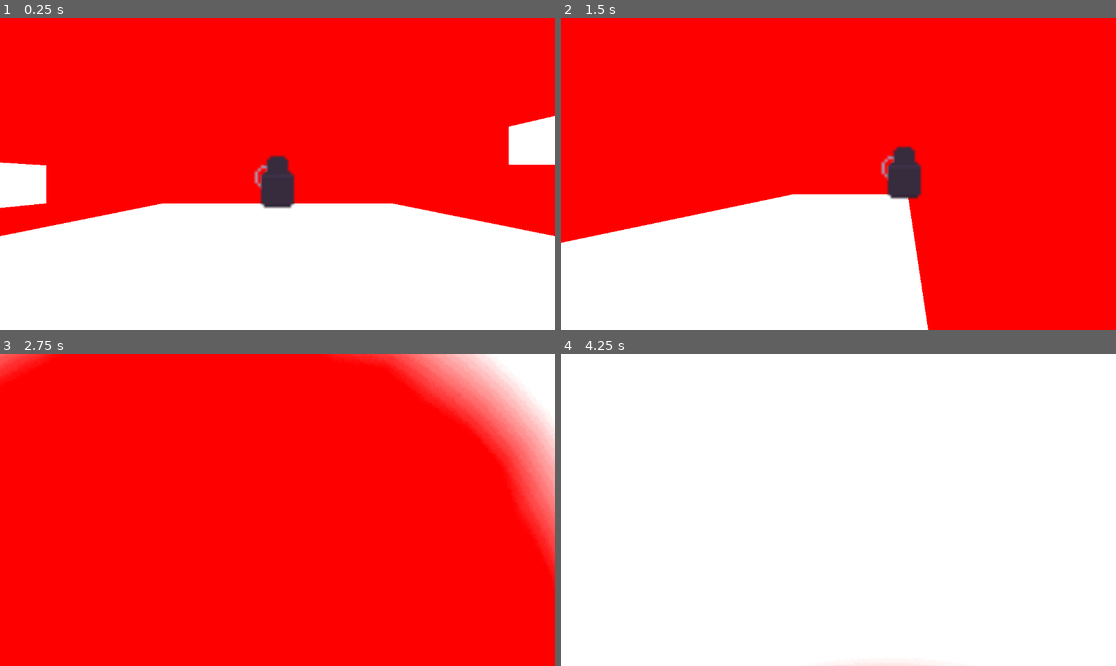
Above: before the commit, frames 1-4 (two rows, left to right).
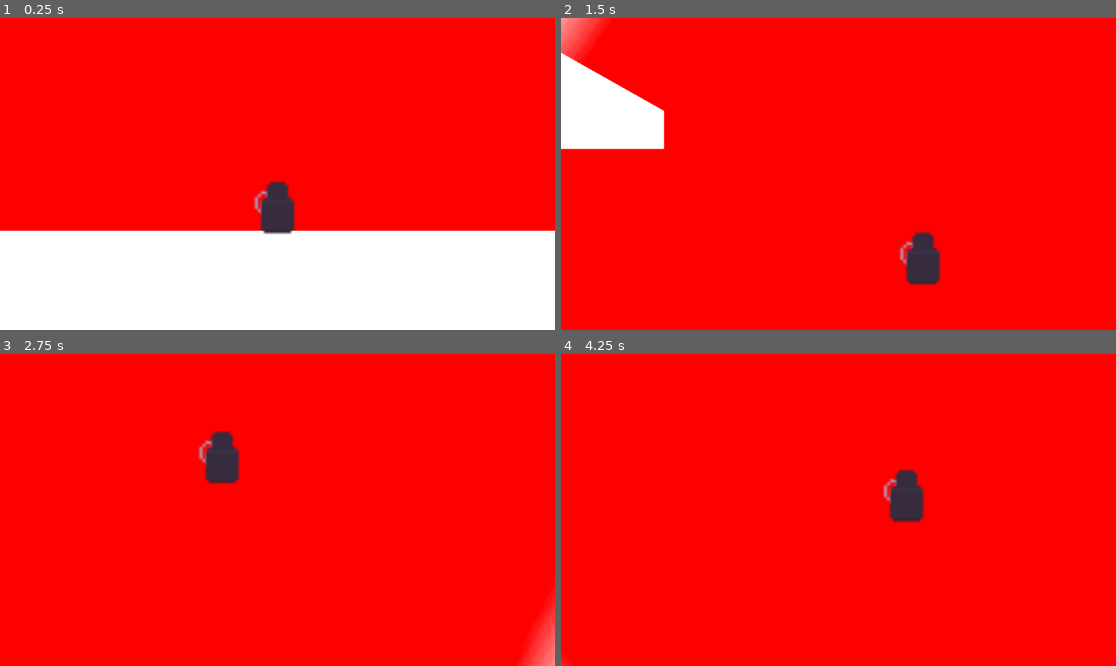
Above: after the commit, the same moments.

Repository: Crosgaard/characterLight
Game: Godot game, scene res://scenes/levels/level.tscn
The game is run twice, just before and just after one commit, with the same random seed, the same clock (stepped at 60 frames per second) and the same inputs.
Inputs (mouse positions are in pixels of both pictures, inside the frame that each line leads up to):
- Up to frame 1 (0.25 s): no input
- Up to frame 2 (1.5 s): move the mouse to (960, 158) at 0.52 s; hold D (Right) from 0.53 s (still down); tap Shift (Dash) at 0.6, 1.35 s; tap Space (Jump) at 0.77 s; move the mouse to (727, 189) at 1.27 s
- Up to frame 3 (2.75 s): tap Space (Jump) at 1.52 s; move the mouse to (333, 441) at 2.02 s; release D (Right) at 2.03 s; hold A (Left) from 2.03 s (still down); tap Shift (Dash) at 2.1 s
- Up to frame 4 (4.25 s): move the mouse to (810, 572) at 2.77 s; release A (Left) at 2.78 s; hold D (Right) from 2.78 s (still down); tap Shift (Dash) at 2.85, 3.6 s; tap Space (Jump) at 3.02, 3.77 s; move the mouse to (1005, 556) at 3.52 s

The runs differ from the first frame. In frame 1, 9.2% of the frame differs, in the area x 0-100%, y 31-70%; in frame 2, 31%; in frame 3, 11%; in frame 4, 100%, in the area x 0-100%, y 0-100%.

Commit message:
Added dashing prototype
Momentum-based movement

Diff:
--- a/scenes/levels/level.tscn
+++ b/scenes/levels/level.tscn
@@ -44,7 +44,7 @@
 scale = Vector2(3, 1)
 tile_set = SubResource("TileSet_3bvyf")
 format = 2
-layer_0/tile_data = PackedInt32Array(65536, 0, 0, 131071, 0, 0, -65534, 0, 0, 65533, 0, 0, 65532, 0, 0)
+layer_0/tile_data = PackedInt32Array(131071, 0, 0, -65534, 0, 0, 65533, 0, 0, 65532, 0, 0, 65536, 0, 0, -327684, 0, 0, -327683, 0, 0, -327682, 0, 0, -327681, 0, 0, -393216, 0, 0, -393215, 0, 0, -393214, 0, 0, -393213, 0, 0, -393212, 0, 0)
 
 [node name="LevelChangeArea" type="Area2D" parent="."]
 metadata/_edit_group_ = true
@@ -59,6 +59,7 @@
 format = 2
 
 [node name="Player" parent="." instance=ExtResource("3_wxkt5")]
+position = Vector2(0, -254)
 
 [node name="PointLight2D2" type="PointLight2D" parent="Player"]
 color = Color(0, 1, 1, 1)
--- a/scenes/player/player.gd
+++ b/scenes/player/player.gd
@@ -1,28 +1,64 @@
 extends CharacterBody2D
 
 
-const SPEED = 300.0
+const MAX_SPEED = 300.0
+const MOVEMENT_ACCEL = 3000
 const JUMP_VELOCITY = -400.0
+const DASH_SPEED : float = 2000
+const DASH_COOLDOWN : float = 1000
+
+var dash_slow : bool = false
+var dashing : bool = false
+var last_dash : float = 0
+
 
 # Get the gravity from the project settings to be synced with RigidBody nodes.
 var gravity = ProjectSettings.get_setting("physics/2d/default_gravity")
 
+func _process(delta):
+	if Input.is_action_just_pressed("Dash") and Time.get_ticks_msec() - last_dash > DASH_COOLDOWN:
+		dash_slow = true
+		Engine.time_scale = 0.2
+
 
 func _physics_process(delta):
 	# Add the gravity.
+
+	if dash_slow and Input.is_action_just_released("Dash"):
+		dash_slow = false
+		dashing = true
+		last_dash = Time.get_ticks_msec()
+		Engine.time_scale = 1
+		var mouse = get_global_mouse_position()
+		var dash = Vector2(mouse.x - position.x, mouse.y - position.y)
+		dash = dash.normalized() * DASH_SPEED
+		velocity = dash;
+
 	if not is_on_floor():
 		velocity.y += gravity * delta
-
 	# Handle Jump.
 	if Input.is_action_just_pressed("Jump") and is_on_floor():
 		velocity.y = JUMP_VELOCITY
 
+	if dashing:
+		velocity.y += MOVEMENT_ACCEL * delta
+		if velocity.y > 0:
+			dashing = false
+
 	# Get the input direction and handle the movement/deceleration.
 	# As good practice, you should replace UI actions with custom gameplay actions.
 	var direction = Input.get_axis("Left", "Right")
-	if direction:
-		velocity.x = direction * SPEED
-	else:
-		velocity.x = move_toward(velocity.x, 0, SPEED)
+	if direction < 0 and velocity.x > -MAX_SPEED:
+		velocity.x += direction * MOVEMENT_ACCEL * delta
+	elif direction > 0 and velocity.x < MAX_SPEED:
+		velocity.x += direction * MOVEMENT_ACCEL * delta
+
+	if (not Input.is_action_pressed("Left") and not Input.is_action_pressed("Right")) or (absf(velocity.x) > MAX_SPEED):
+		if absf(velocity.x) < MOVEMENT_ACCEL * delta:
+			velocity.x = 0
+		elif velocity.x < 0:
+			velocity.x += MOVEMENT_ACCEL * delta
+		elif velocity.x > 0:
+			velocity.x -= MOVEMENT_ACCEL * delta
 
 	move_and_slide()
